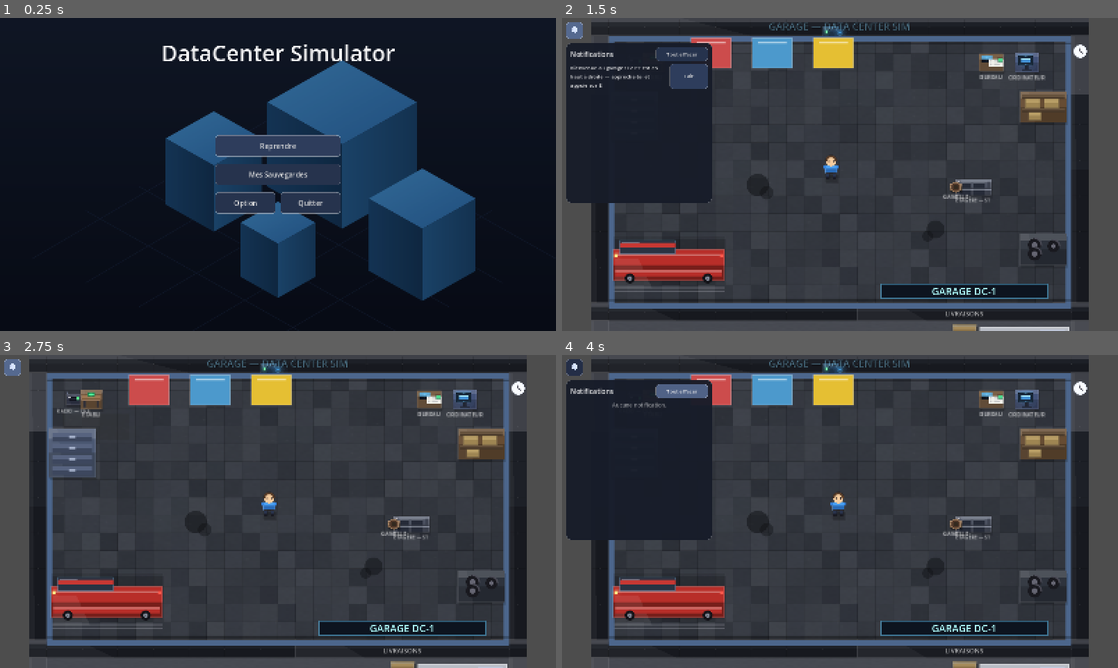
Above: before the commit, frames 1-4 (two rows, left to right).
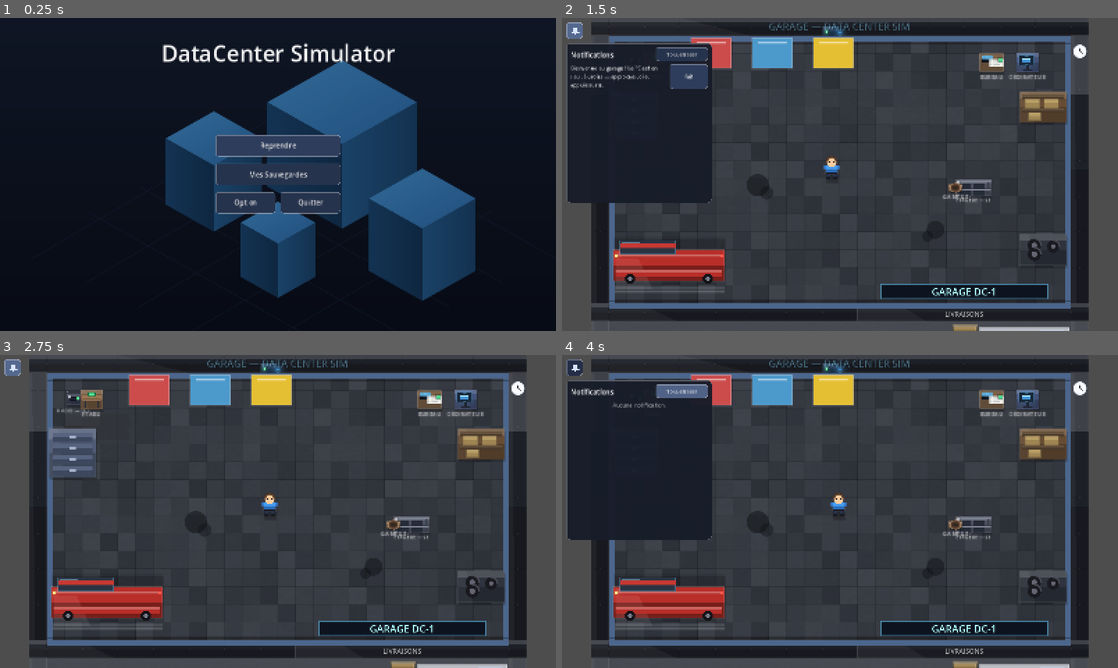
Above: after the commit, the same moments.

Repository: BlackAngelTVdev/DataCenter-Simulator
Game: Godot game, scene res://scenes/ui/menu.tscn
The game is run twice, just before and just after one commit, with the same random seed, the same clock (stepped at 60 frames per second) and the same inputs.
Inputs (mouse positions are in pixels of both pictures, inside the frame that each line leads up to):
- Up to frame 1 (0.25 s): no input
- Up to frame 2 (1.5 s): click "Reprendre" at 0.5 s; click "1" at 1.25 s
- Up to frame 3 (2.75 s): click (11, 367) at 2 s
- Up to frame 4 (4 s): tap Enter at 2.75 s; move the mouse to (962, 495) at 2.77 s; hold D (move_right) 2.78-3.5 s; hold E (interact) 2.78-3.5 s; click (962, 495) at 2.92 s; click "Tout effacer" at 3.5 s

The runs differ from the first frame. In frame 1, 1.0% of the frame differs, in the area x 29-71%, y 8-63%; in frame 2, 2.1%, in the area x 0-95%, y 1-100%; in frame 3, 1.5%; in frame 4, 1.8%.

Commit message:
perf(rendering): passage en Compatibility (OpenGL/ANGLE) + réglages 2D légers
Jeu 2D pur : Forward Plus + D3D12 était overkill et excluait les vieilles
machines. Rendering Method gl_compatibility (OpenGL) + driver ANGLE D3D11
sur Windows (garanti partout), suppression de la physique 3D Jolt inutilisée,
msaa 2D/3D off, snap 2D au pixel et physique 2D sur thread séparé.

Diff:
--- a/project.godot
+++ b/project.godot
@@ -12,7 +12,7 @@
 
 config/name="Mes Data Centers"
 run/main_scene="res://scenes/ui/menu.tscn"
-config/features=PackedStringArray("4.7", "Forward Plus")
+config/features=PackedStringArray("4.7", "Compatibility")
 config/icon="res://icon.svg"
 
 [autoload]
@@ -29,8 +29,13 @@
 
 [physics]
 
-3d/physics_engine="Jolt Physics"
+2d/run_on_separate_thread=true
 
 [rendering]
 
-rendering_device/driver.windows="d3d12"
+anti_aliasing/quality/msaa_2d=0
+anti_aliasing/quality/msaa_3d=0
+2d/snap/snap_2d_transforms_to_pixel=true
+2d/snap/snap_2d_vertices_to_pixel=true
+gl_compatibility/driver.windows="angle"
+renderer/rendering_method="gl_compatibility"
